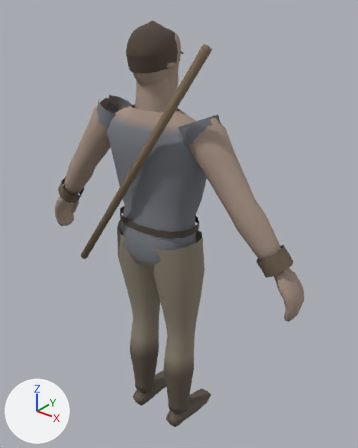
A saved change to the glTF model assets/models/characters/ham.glb.
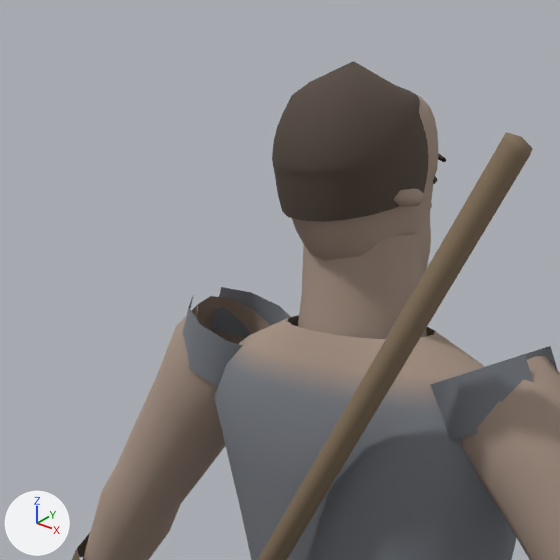
Each version is shown whole from a 50 mm camera at (1.265, -1.447, 2.004) aimed at (0.024, 0.105, 1.042), then close up on the part from 10% to 62% of the width and 0% to 41% of the height. Every picture has the same lights, and +X, +Y and +Z are marked at lower left. The older version's two pictures come first. Vertices at exactly the same position are counted once.

Before the edit, the objects in view are built like this:
```python
me_ham = bpy.data.meshes.new('Ham')
me_ham.from_pydata(...)  # 1898 vertices, 3442 faces; spans x -0.67..0.67, y -0.17..0.23, z 0.0..1.89
# faces by material slot: [3430, 12]
me_ham.materials.append(mat_cloth)
me_ham.materials.append(mat_metal)
ob_ham = bpy.data.objects.new('Ham', me_ham)
ob_ham.location = (0.0, 0.0, 0.0)
```
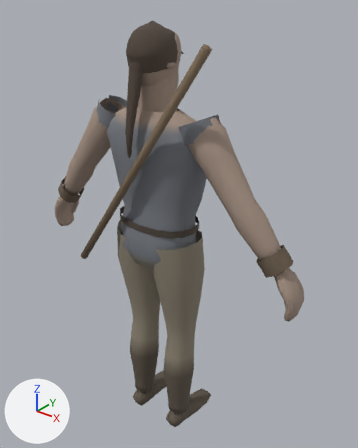
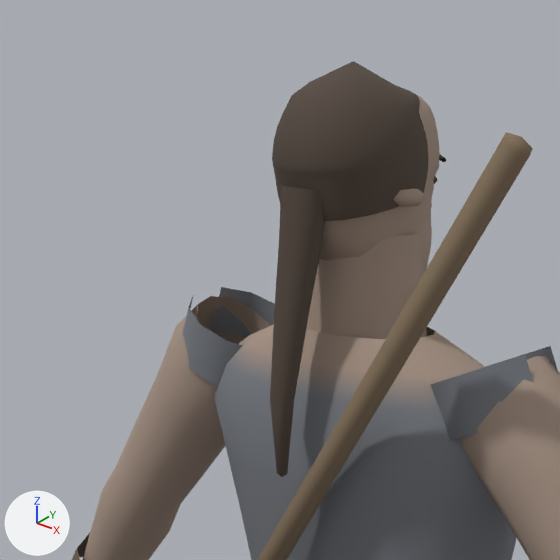
The change in detail:
me_ham is used by ob_ham; location (0.0, 0.0, 0.0).
me_ham had 1898 vertices, 3442 faces and spanned x -0.67..0.67, y -0.17..0.23, z 0.0..1.89.
me_ham now has 1949 vertices, 3532 faces and spans x -0.67..0.67, y -0.18..0.23, z 0.0..1.89.
me_ham part 1: a new loose piece of 51 vertices spanning x -0.03..0.03, y -0.18..-0.08, z 1.42..1.76, in mat_cloth.
Other edits to the shape of me_ham do not show in these pictures.

Pixel boxes (x1, y1, x2, y2) of what changed, in the close-ups (560 x 560 px):
part 1 of me_ham, added (brown)
    after: (270, 186, 325, 477)
